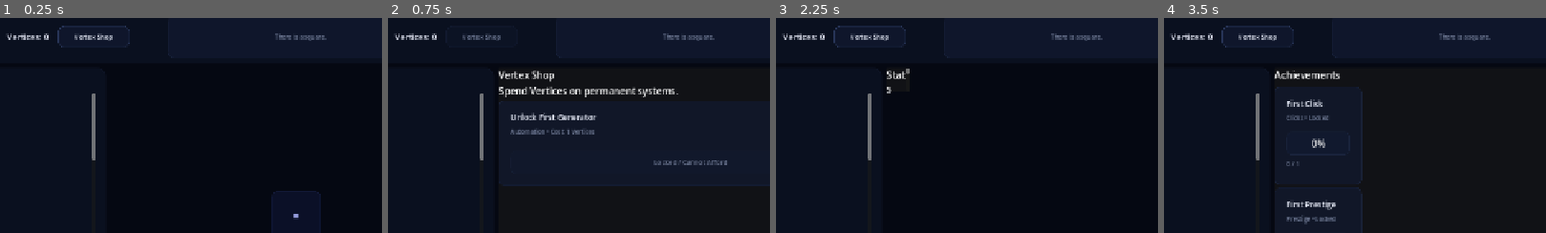
Above: before the commit, frames 1-4 (left to right).
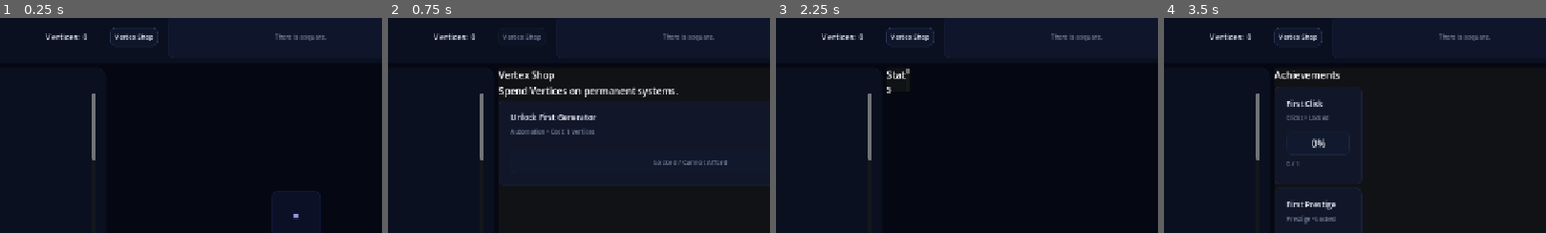
Above: after the commit, the same moments.

Repository: franciscoCapa27/Squared_2
Game: Godot game, scene res://scenes/main/Main.tscn
Same seed, same stepped clock (60 frames per second), same inputs: the game is played once before the commit and once after it.
Inputs:
- Up to frame 1 (0.25 s): no input
- Up to frame 2 (0.75 s): click "Vertex Shop" at 0.5 s
- Up to frame 3 (2.25 s): click "Grid" at 1.25 s; click "Stats" at 2 s
- Up to frame 4 (3.5 s): click "Achievements" at 2.75 s
The pictures show only the part of the screen within x 7-57%, y 3-53%; the shares and areas given below are measured in that part.

The runs differ from the first frame. In frame 1, 1.0% of the frame differs, in the area x 2-42%, y 3-14%; in frame 2, 0.7%; in frame 3, 1.0%; in frame 4, 1.0%.

Commit message:
Stabilize top bar resource layout

Diff:
--- a/squared-2/scenes/main/Main.tscn
+++ b/squared-2/scenes/main/Main.tscn
@@ -76,22 +76,21 @@
 [node name="SquaresLabel" type="Label" parent="RootMargin/MainVBox/TopBar/TopBarMargin/TopBarHBox/ResourceCluster" unique_id=728880357]
 unique_name_in_owner = true
 layout_mode = 2
-size_flags_horizontal = 0
+size_flags_horizontal = 2
 theme_override_font_sizes/font_size = 18
 text = "Squares: 0"
 
 [node name="VerticesLabel" type="Label" parent="RootMargin/MainVBox/TopBar/TopBarMargin/TopBarHBox/ResourceCluster" unique_id=799992694]
 unique_name_in_owner = true
 layout_mode = 2
-size_flags_horizontal = 0
+size_flags_horizontal = 6
 theme_override_font_sizes/font_size = 18
 text = "Vertices: 0"
 
 [node name="VertexShopTabButton" type="Button" parent="RootMargin/MainVBox/TopBar/TopBarMargin/TopBarHBox/ResourceCluster" unique_id=672470492]
 unique_name_in_owner = true
-custom_minimum_size = Vector2(120, 36)
-layout_mode = 2
-size_flags_horizontal = 0
+layout_mode = 2
+size_flags_horizontal = 8
 size_flags_vertical = 4
 text = "Vertex Shop"
 
